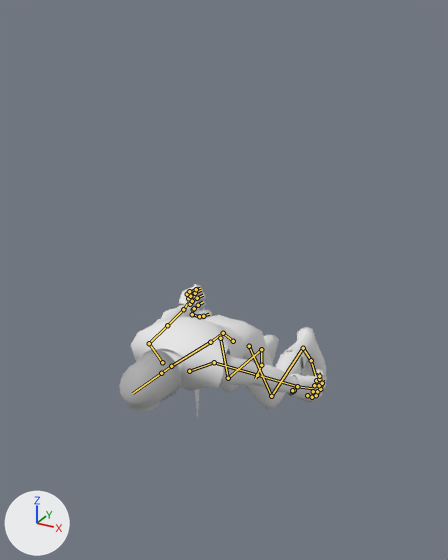
Renders of the Blender file Models Personatges/Models Alejandro/Human_Light_Army/human_light_army.blend from each side of a commit.
Camera for both pictures: a camera (50 mm lens) standing at (2.14, -4.08, 3.71) and looking at (-0.06, -0.07, 1.71). Every picture has the same lights, and +X, +Y and +Z are marked at lower left. The bones that bend it are drawn over the model as lines.

The first picture shows 'bota derecha', 'bota izquierda', 'casco', 'cota', 'cuerpo', 'espada dorado', 'espada empuñadura', 'filo', 'guante derecho', 'guante izquierdo', 'pantalon'.
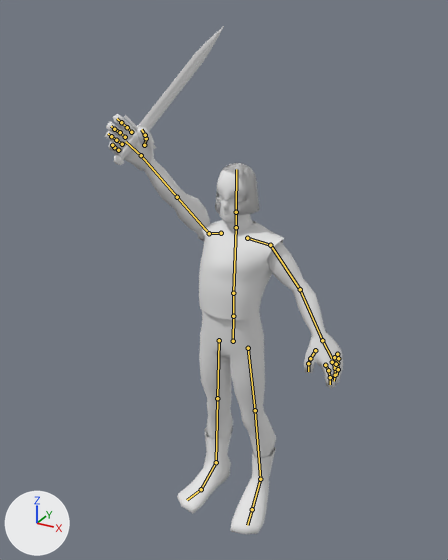
The newer file adds an action. The first version stands in its rest pose; the second is drawn at frame 20 of the action 'Idle'.

Changed parts and their boxes [x1, y1, x2, y2] in the pictures (448 x 560 px):
'cota', posed (24% narrower, 35% taller)
    before: [131, 317, 245, 391]
    after: [198, 220, 284, 320]
'pantalon', posed
    before: [203, 315, 303, 409]
    after: [199, 310, 276, 458]
'cuerpo', posed
    before: [154, 301, 303, 399]
    after: [106, 119, 326, 457]
'casco', posed (27% narrower, 17% shorter)
    before: [119, 349, 181, 412]
    after: [215, 163, 260, 215]
'bota izquierda', posed (7% wider, 76% taller)
    before: [283, 327, 326, 376]
    after: [230, 447, 276, 534]
'bota derecha', posed
    before: [264, 334, 279, 364]
    after: [177, 427, 233, 514]
'guante izquierdo', posed (74% taller)
    before: [286, 369, 327, 402]
    after: [304, 331, 343, 389]
'guante derecho', posed
    before: [177, 286, 212, 319]
    after: [105, 114, 154, 171]
'filo', posed
    before: [195, 389, 199, 417]
    after: [139, 26, 224, 131]
'espada empuñadura', posed
    before: [194, 291, 199, 310]
    after: [119, 131, 138, 159]
'espada dorado', posed
    before: [192, 284, 205, 311]
    after: [114, 115, 156, 165]
bone 'Spine', root to tip
    before: (233, 341) to (223, 333)
    after: (233, 341) to (233, 316)
bone 'Rib_cage', root to tip
    before: (223, 333) to (210, 342)
    after: (233, 316) to (233, 293)
bone 'Arm_l', root to tip
    before: (214, 362) to (257, 375)
    after: (270, 245) to (300, 289)
bone 'forearm_l', root to tip
    before: (257, 375) to (297, 386)
    after: (300, 289) to (322, 340)
bone 'Arm_r', root to tip
    before: (149, 343) to (167, 325)
    after: (209, 233) to (177, 197)
bone 'forearm_r', root to tip
    before: (167, 325) to (183, 309)
    after: (177, 197) to (141, 155)
bone 'Leg_l', root to tip
    before: (249, 346) to (271, 396)
    after: (248, 348) to (255, 410)
bone 'Knee_l', root to tip
    before: (271, 396) to (303, 348)
    after: (255, 410) to (260, 479)
bone 'Leg_r', root to tip
    before: (220, 338) to (228, 378)
    after: (219, 340) to (217, 398)
bone 'Knee_l.001', root to tip
    before: (228, 378) to (261, 349)
    after: (217, 398) to (216, 462)

What the commit changed:
Bone 'Spine' (bone_spine) turns from (48, 0, 0) to (0, 0, 0) degrees about its own x, y and z.
Bone 'Rib_cage' (bone_rib_cage) turns from (37, 0, 0) to (0, 0, 0) degrees about its own x, y and z.
Bone 'Arm_l' (bone_arm_l) turns from (-26, -3, -12) to (0, 0, 0) degrees about its own x, y and z.
Bone 'forearm_l' (bone_forearm_l) turns from (14, -1, 7) to (0, 0, 0) degrees about its own x, y and z.
Bone 'Arm_r' (bone_arm_r) turns from (8, 0, -23) to (-123, -14, -71) degrees about its own x, y and z.
Bone 'forearm_r' (bone_forearm_r) turns from (-7, -2, -14) to (-7, -1, -14) degrees about its own x, y and z.
Bone 'Leg_l' (bone_leg_l) turns from (-31, -2, -10) to (0, 0, 0) degrees about its own x, y and z.
Bone 'Knee_l' (bone_knee_l) turns from (75, -10, 12) to (0, 0, 0) degrees about its own x, y and z.
Bone 'Leg_r' (bone_leg_r) turns from (-27, 3, 4) to (0, 0, 0) degrees about its own x, y and z.
Bone 'Knee_l.001' (bone_knee_l_001) turns from (58, 3, -4) to (0, 0, 0) degrees about its own x, y and z.
